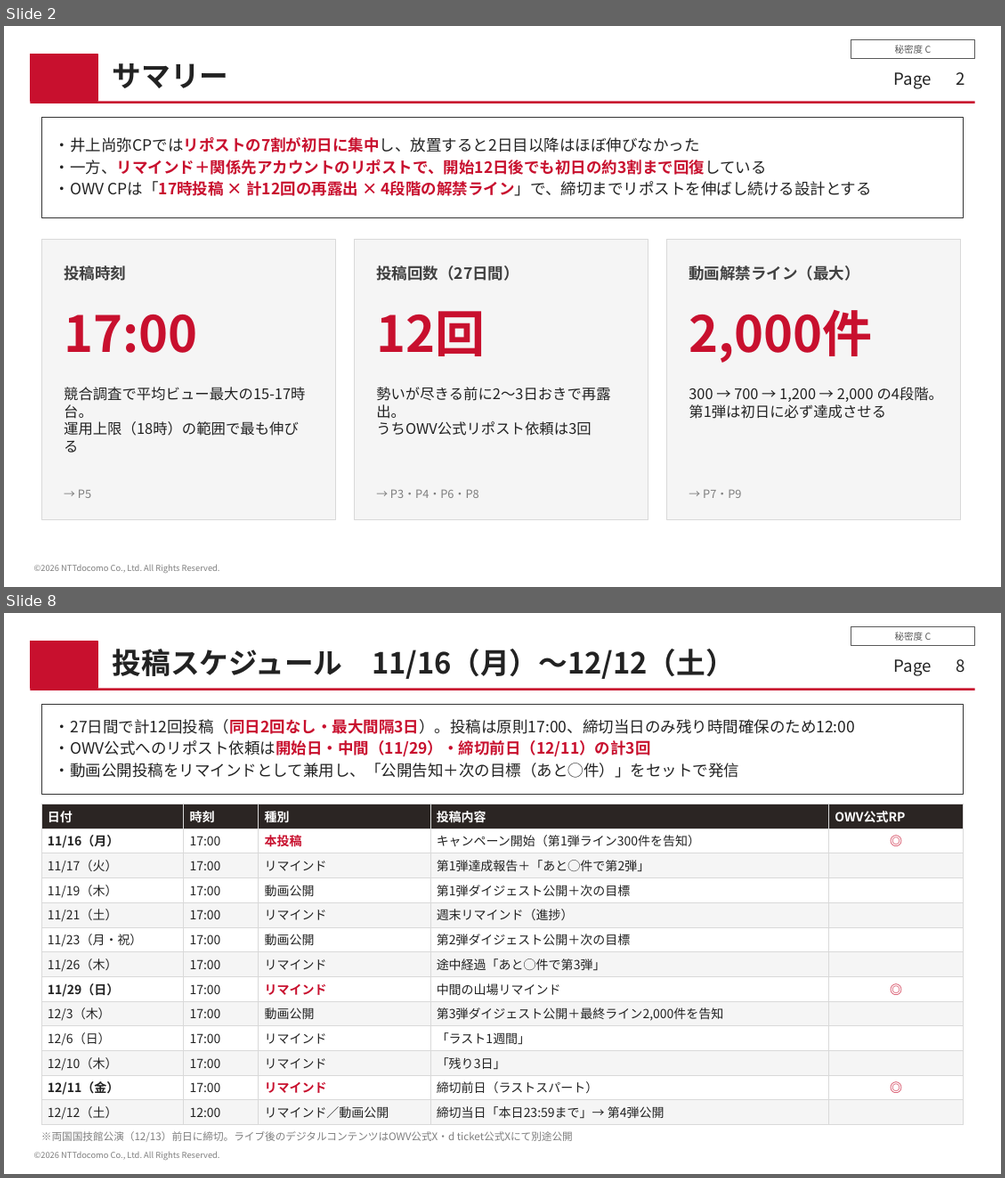
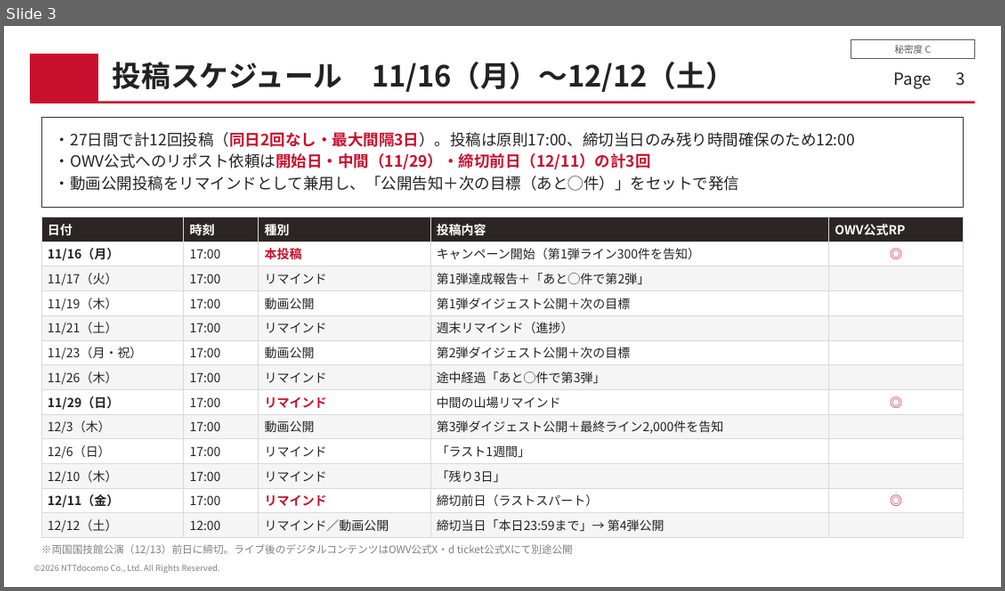
Before and after one commit to keita324/X_check, a slide deck: OWV_リマインド・リポスト目標設計.pptx. Shown one above the other, each under a label of ours: slides 2 and 8 before the commit, slide 3 after it; the slides between them are not shown. The pictures are 1005x1178 and 1005x591 pixels, drawn with LibreOffice and Linux fonts; fonts in the diff are those of the drawing. Boxes give left, top, right and bottom in pixels: in the first picture for what was removed or moved away, otherwise in the second. Text is boxed around its words. In the diff, an @@ line names an element or a change of style, - is before the commit and + after.

```diff
--- a/OWV_リマインド・リポスト目標設計.pptx
+++ b/OWV_リマインド・リポスト目標設計.pptx
@@ slide 2 removed at (4,26,1001,587), background #FFFFFF; not listed: 6 template elements that a slide beside it also shows @@
@@ title removed at (113,63,229,88) @@
-サマリー
@@ page number removed at (955,72,964,85) @@
-2
@@ rectangle removed at (41,118,963,218) @@
@@ text removed at (55,137,872,196) @@
-・井上尚弥CPではリポストの7割が初日に集中し、放置すると2日目以降はほぼ伸びなかった
-・一方、リマインド＋関係先アカウントのリポストで、開始12日後でも初日の約3割まで回復している
-・OWV CPは「17時投稿 × 計12回の再露出 × 4段階の解禁ライン」で、締切までリポストを伸ばし続ける設計とする
@@ rectangle removed at (41,239,335,520) @@
@@ rectangle removed at (354,239,647,520) @@
@@ rectangle removed at (666,239,961,520) @@
@@ text removed at (64,265,126,281) @@
-投稿時刻
@@ text removed at (376,265,519,281) @@
-投稿回数（27日間）
@@ text removed at (688,265,859,281) @@
-動画解禁ライン（最大）
@@ text removed at (64,314,197,353) @@
-17:00
@@ text removed at (376,311,485,356) @@
-12回
@@ text removed at (688,310,872,362) @@
-2,000件
@@ text removed at (64,386,305,452) @@
-競合調査で平均ビュー最大の15-17時台。
-運用上限（18時）の範囲で最も伸びる
@@ text removed at (376,386,610,435) @@
-勢いが尽きる前に2〜3日おきで再露出。
-うちOWV公式リポスト依頼は3回
@@ text removed at (688,386,944,418) @@
-300 → 700 → 1,200 → 2,000 の4段階。
-第1弾は初日に必ず達成させる
@@ text removed at (78,489,91,498) @@
-→ P5
@@ text removed at (390,489,479,498) @@
-→ P3・P4・P6・P8
@@ text removed at (703,489,741,498) @@
-→ P7・P9
@@ what was slide 8 is now slide 3 @@
@@ page number at (955,72,964,86): text changed @@
-8
+3
```
Also in this commit, not shown: 3 slides changed, 5 other slides removed.
